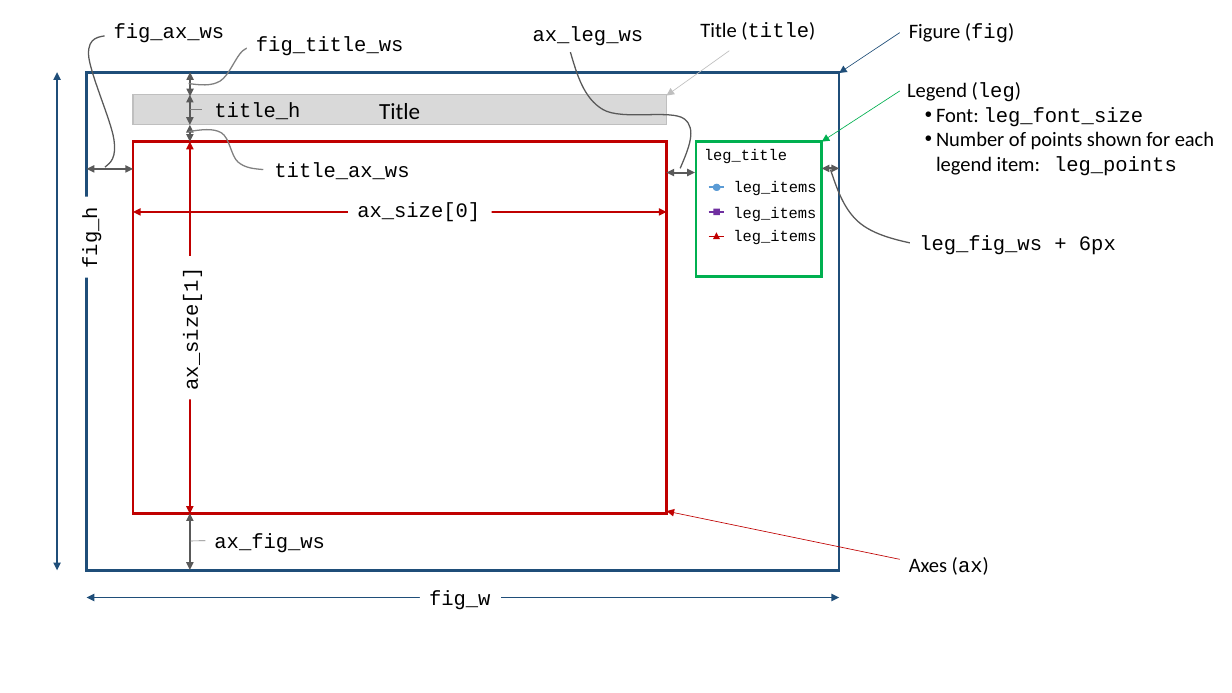
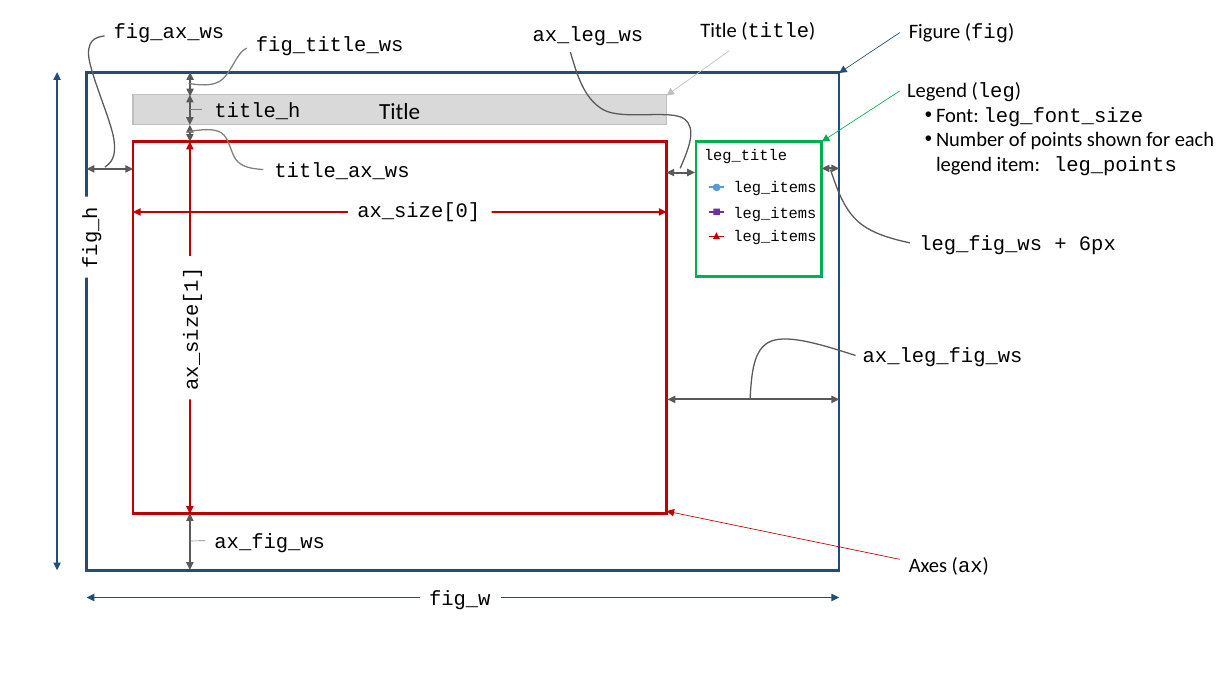
Before and after one commit to endangeredoxen/fivecentplots, a slide deck: slide 1 of fivecentplots/doc/diagram.pptx. Drawn at 1232x693 pixels with LibreOffice and Linux fonts; fonts in the diff are those of the drawing. Boxes give left, top, right and bottom in pixels: in the first picture for what was removed or moved away, otherwise in the second. Text is boxed around its words. In the diff, an @@ line names an element or a change of style, - is before the commit and + after.

```diff
--- a/fivecentplots/doc/diagram.pptx
+++ b/fivecentplots/doc/diagram.pptx
@@ freeform shape added at (750, 339, 856, 399), outline #595959 1 pt @@
@@ text added at (863, 348, 1023, 367), 16 pt, text #000000 @@
+ax_leg_fig_ws
@@ double arrow added from (668, 399) to (839, 399), #595959 1.5 pt @@
```
Also in this commit, not shown: 8 other files.
